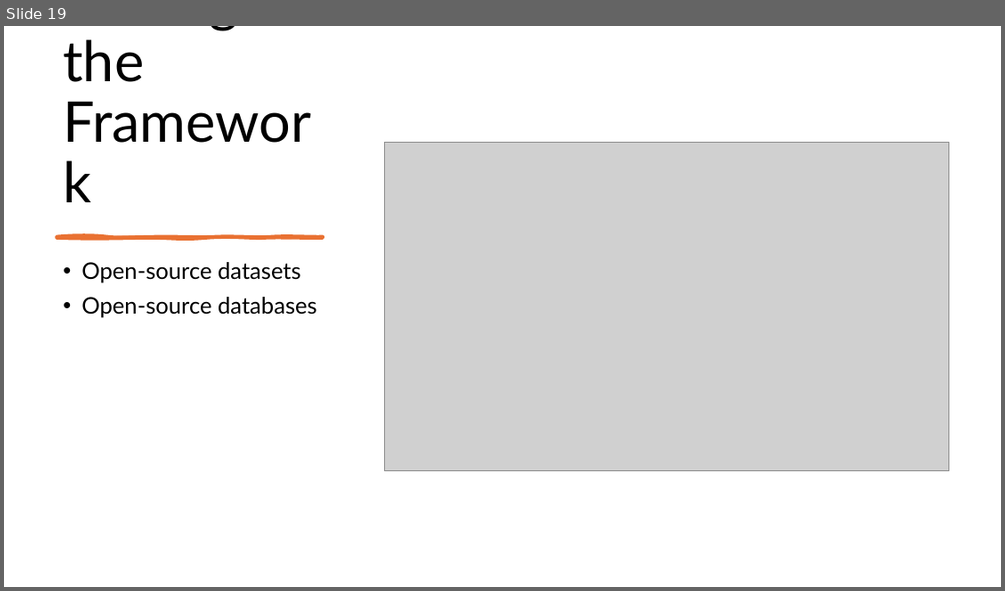
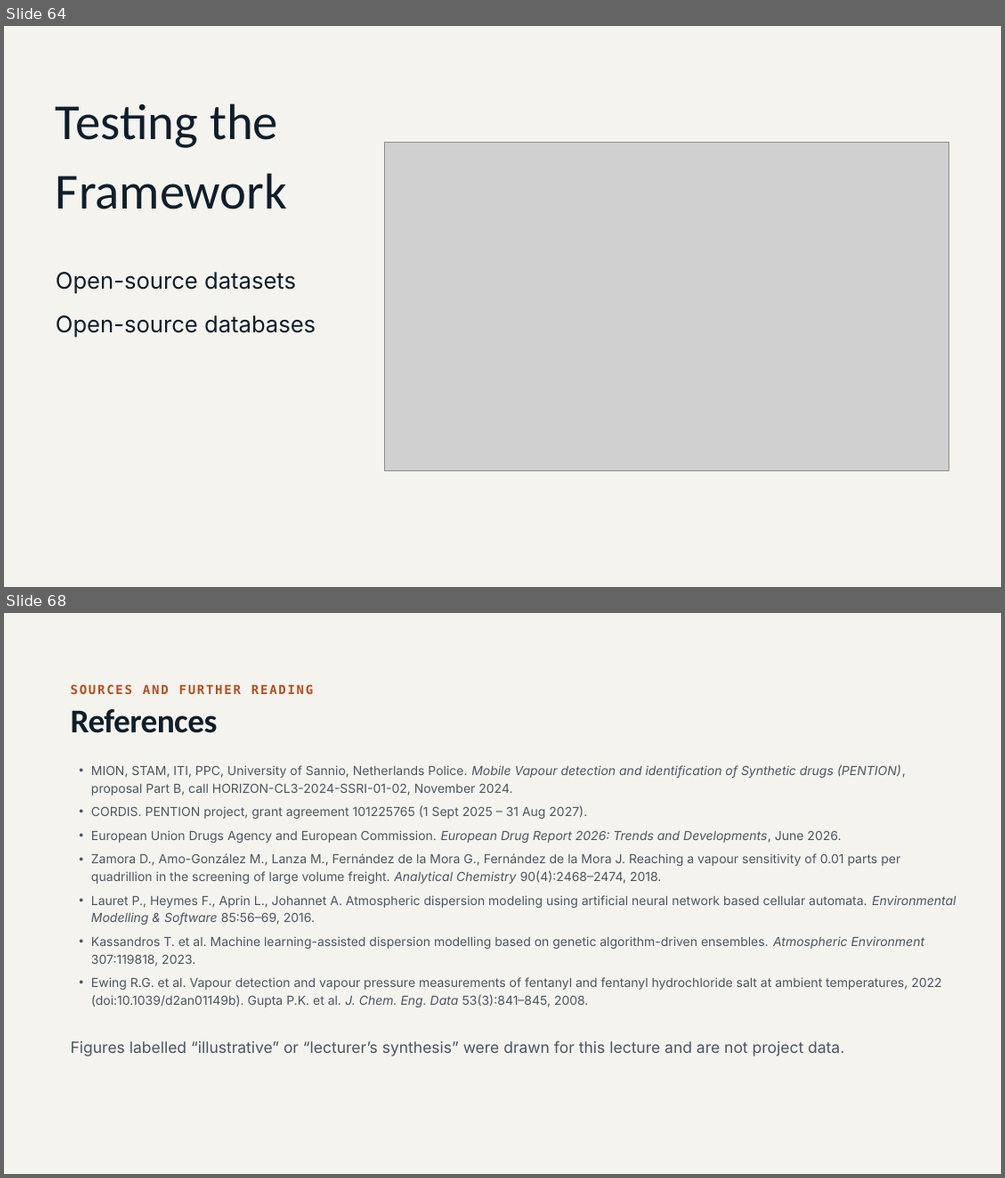
Before and after one commit to maelstromdat/MediTechBigData, a slide deck: 8. the EU PENTION PRoject.pptx. Shown one above the other, each under a label of ours: slide 19 before the commit, slides 64 and 68 after it; the slides between them are not shown. The pictures are 1005x591 and 1005x1178 pixels, drawn with LibreOffice and Linux fonts; fonts in the diff are those of the drawing; grey boxes stand for pictures. Boxes give left, top, right and bottom in pixels: in the first picture for what was removed or moved away, otherwise in the second. Text is boxed around its words. In the diff, an @@ line names an element or a change of style, - is before the commit and + after.

```diff
--- a/8. the EU PENTION PRoject.pptx
+++ b/8. the EU PENTION PRoject.pptx
@@ slide 68 added at [4, 613, 1001, 1174], background #F4F3EE @@
@@ text added at [71, 684, 313, 694], 12 pt, text #B24E1E, bold @@
+SOURCES AND FURTHER READING
@@ title added at [71, 709, 218, 733], 32 pt, text #0F1E2B, bold @@
+References
@@ text added at [91, 764, 955, 1007], 12 pt, text #4A5563 @@
+• MION, STAM, ITI, PPC, University of Sannio, Netherlands Police. Mobile Vapour detection and identification of Synthetic drugs (PENTION), proposal Part B, call HORIZON-CL3-2024-SSRI-01-02, November 2024.
+• CORDIS. PENTION project, grant agreement 101225765 (1 Sept 2025 – 31 Aug 2027).
+• European Union Drugs Agency and European Commission. European Drug Report 2026: Trends and Developments, June 2026.
+• Zamora D., Amo-González M., Lanza M., Fernández de la Mora G., Fernández de la Mora J. Reaching a vapour sensitivity of 0.01 parts per quadrillion in the screening of large volume freight. Analytical Chemistry 90(4):2468–2474, 2018.
+• Lauret P., Heymes F., Aprin L., Johannet A. Atmospheric dispersion modeling using artificial neural network based cellular automata. Environmental Modelling & Software 85:56–69, 2016.
+• Kassandros T. et al. Machine learning-assisted dispersion modelling based on genetic algorithm-driven ensembles. Atmospheric Environment 307:119818, 2023.
+• Ewing R.G. et al. Vapour detection and vapour pressure measurements of fentanyl and fentanyl hydrochloride salt at ambient temperatures, 2022 (doi:10.1039/d2an01149b). Gupta P.K. et al. J. Chem. Eng. Data 53(3):841–845, 2008.
@@ text added at [71, 1040, 844, 1056], 15 pt, text #4A5563 @@
+Figures labelled “illustrative” or “lecturer’s synthesis” were drawn for this lecture and are not project data.
@@ what was slide 19 is now slide 64 @@
@@ slide 64 changed as well @@
@@ background #FFFFFF to #F4F3EE @@
@@ title "Testing the Framework" at [56, 103, 287, 209]: size 54 to 48.6 pt, font Lato to Calibri, text colour #000000 to #0F1E2B; line spacing 0.9 to 1.15 @@
@@ freeform shape removed at [57, 236, 323, 238] @@
@@ text "Open-source datasets" at [56, 272, 316, 337]: font Lato to Inter, text colour #000000 to #0F1E2B; bullet • to none; line spacing 0.9 to 1.4; less space between paragraphs @@
```
Also in this commit, not shown: 12 other slides changed, 54 other slides added, 8 slides removed.
